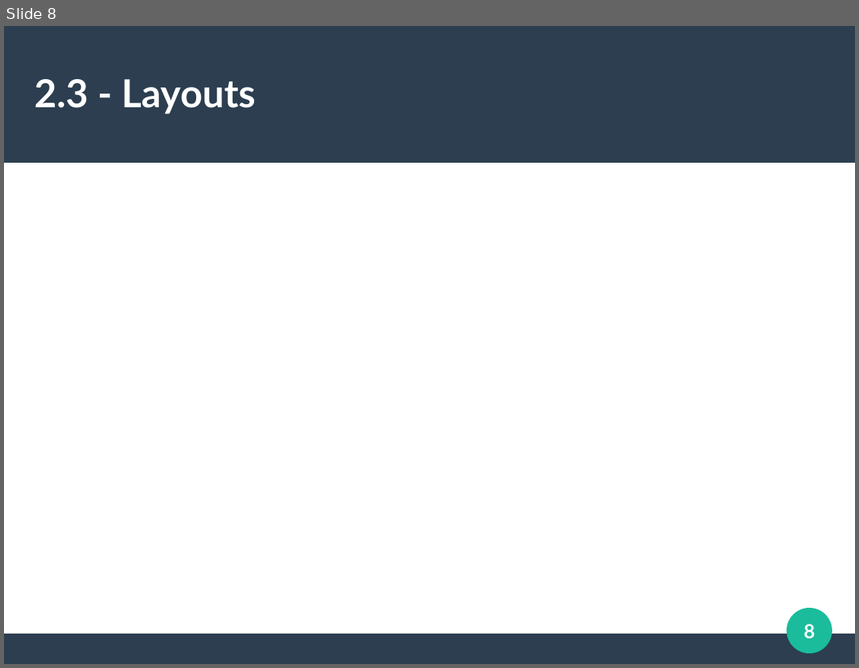
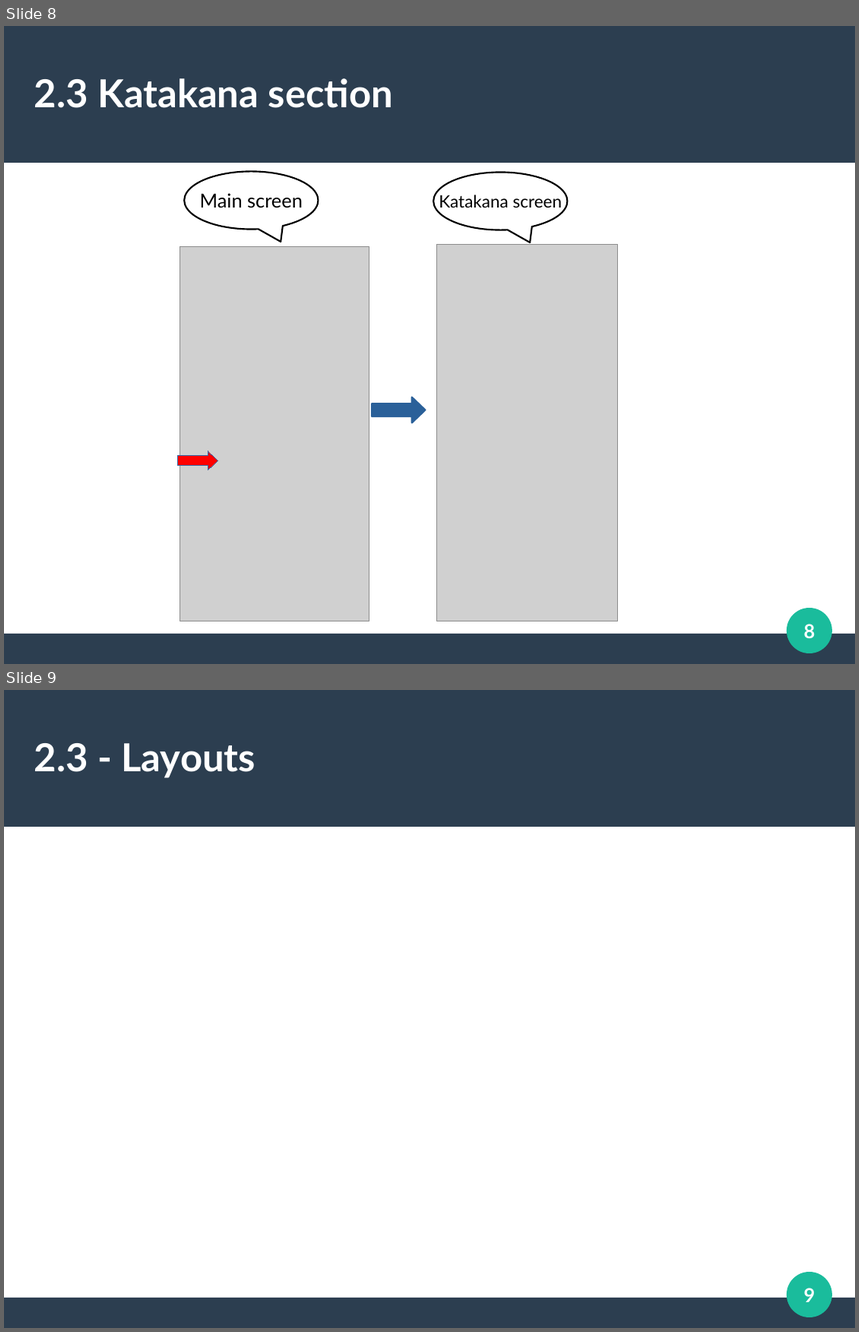
Before and after one commit to sergioparamo/kanjistudy, a slide deck: description/KanjiStudyPresentation.odp. Shown one above the other, each under a label of ours: slide 8 before the commit, slides 8 and 9 after it. The pictures are 859x668 and 859x1332 pixels, drawn with LibreOffice and Linux fonts; fonts in the diff are those of the drawing; grey boxes stand for pictures. Boxes give left, top, right and bottom in pixels: in the first picture for what was removed or moved away, otherwise in the second. Text is boxed around its words. In the diff, an @@ line names an element or a change of style, - is before the commit and + after.

```diff
--- a/description/KanjiStudyPresentation.odp
+++ b/description/KanjiStudyPresentation.odp
@@ slide 8 added at bbox=[4, 26, 855, 664], background #FFFFFF; not listed: 3 template elements that a slide beside it also shows @@
@@ title added at bbox=[34, 78, 393, 108], 36 pt, text #FFFFFF, bold @@
+2.3 Katakana section
@@ speech bubble added at bbox=[185, 171, 319, 229], fill #FFFFFF, outline #000000 1.5 pt, 18 pt, text #000000 @@
+Main screen
@@ speech bubble added at bbox=[433, 172, 567, 230], fill #FFFFFF, outline #000000 1.5 pt, 16 pt, text #000000 @@
+Katakana screen
@@ picture added at bbox=[180, 246, 370, 622] @@
@@ picture added at bbox=[437, 245, 619, 622] @@
@@ right arrow added at bbox=[372, 398, 425, 423], fill #2A6099, outline #2A6099 1.5 pt @@
@@ right arrow added at bbox=[178, 452, 218, 471], fill #FF0000, outline #3465A4 0 pt @@
@@ page number added at bbox=[804, 624, 816, 639], 18 pt, text #FFFFFF, bold @@
+8
@@ what was slide 8 is now slide 9 @@
@@ page number at bbox=[804, 1288, 816, 1303]: text changed @@
-8
+9
```
Also in this commit, not shown: 3 slides changed, 4 other slides added, 4 slides removed, 15 other files.
